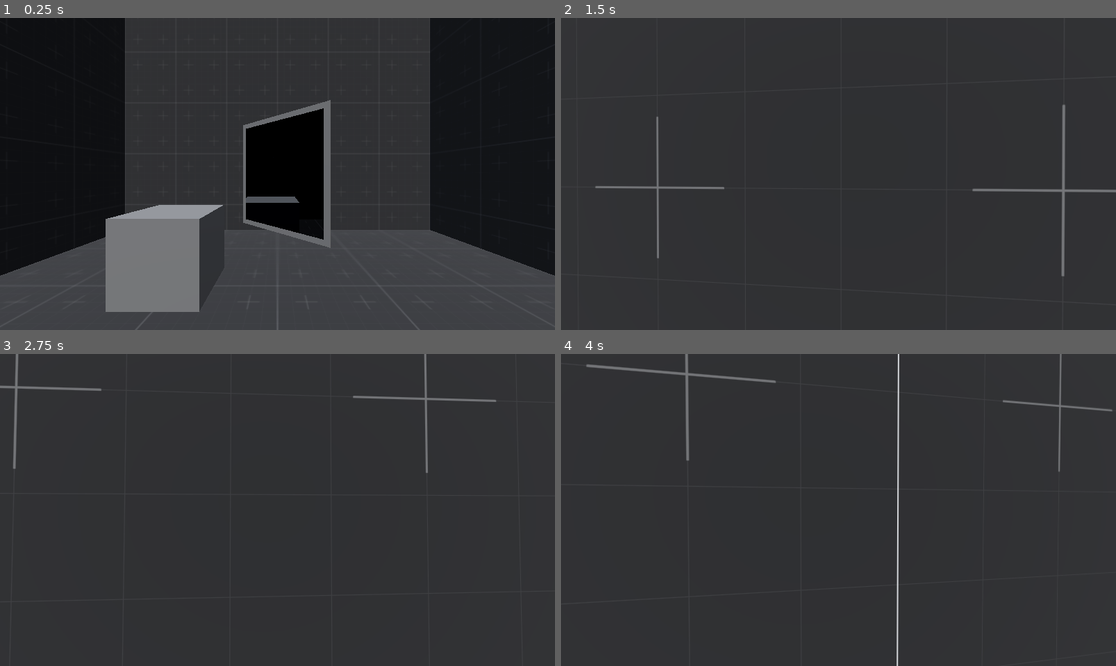
Above: before the commit, frames 1-4 (two rows, left to right).
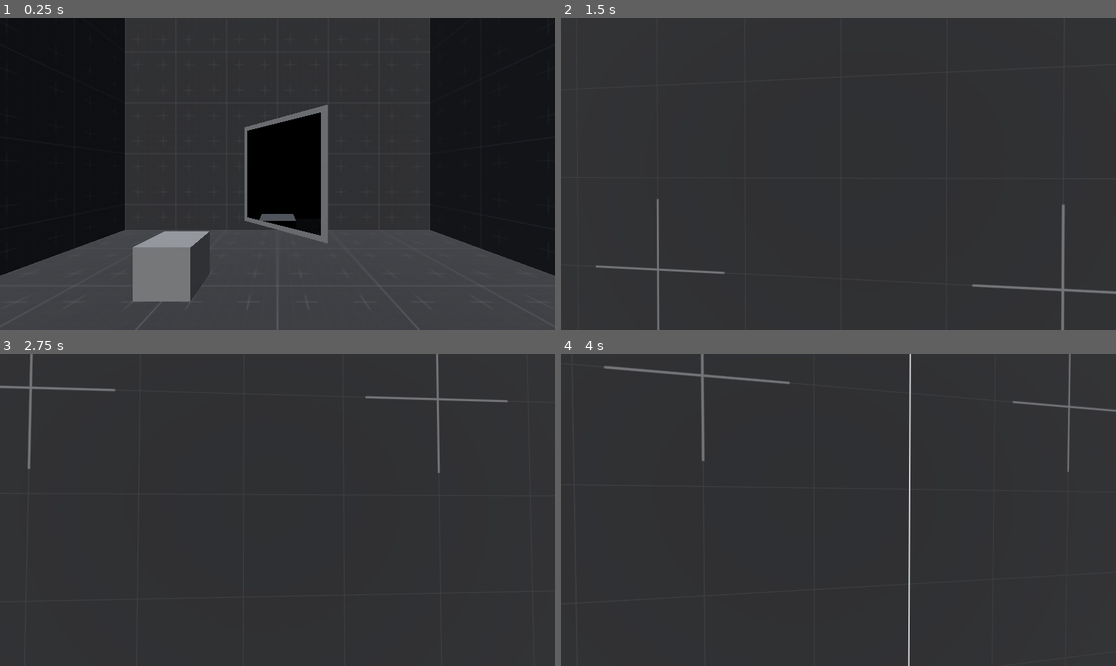
Above: after the commit, the same moments.

Repository: Wowe-Peanut/GetReal
Game: Godot game, scene res://test.tscn
Two runs of this game, one before a commit and one after it. Both use one fixed random seed, a clock stepped at 60 frames per second and the inputs below.
Inputs (mouse positions are in pixels of both pictures, inside the frame that each line leads up to):
- Up to frame 1 (0.25 s): no input
- Up to frame 2 (1.5 s): move the mouse to (866, 174) at 0.52 s; hold Right mouse button (interact) 0.53-1.28 s; hold W (move_forward) from 0.53 s (still down); tap Space (jump) at 0.77, 0.8, 1.07, 1.35 s; move the mouse to (810, 174) at 1.27 s
- Up to frame 3 (2.75 s): keep holding W (move_forward); tap Space (jump) at 1.52, 1.82, 2.3 s; right-click (249, 510) at 1.55 s; move the mouse to (288, 503) at 2.02 s; hold Right mouse button (interact) from 2.03 s (still down)
- Up to frame 4 (4 s): keep holding W (move_forward); move the mouse to (832, 516) at 2.77 s; release Right mouse button (interact) at 2.78 s; tap Q (take_picture) at 2.85 s; tap Space (jump) at 3.02, 3.32, 3.77, 3.8 s; right-click (832, 516) at 3.05 s; move the mouse to (877, 513) at 3.52 s; hold Right mouse button (interact) from 3.53 s (still down)

The runs differ from the first frame. In frame 1, 5.4% of the frame differs, in the area x 19-60%, y 26-95%; in frame 2, 1.2%; in frame 3, 0.7%; in frame 4, 1.4%.

Commit message:
so, so many changes

Diff:
--- a/box.tscn
+++ b/box.tscn
@@ -7,10 +7,10 @@
 rough = true
 
 [sub_resource type="BoxShape3D" id="BoxShape3D_fsolg"]
-size = Vector3(0.75, 0.75, 0.75)
+size = Vector3(0.5, 0.5, 0.5)
 
 [sub_resource type="BoxMesh" id="BoxMesh_tcafk"]
-size = Vector3(0.75, 0.75, 0.75)
+size = Vector3(0.5, 0.5, 0.5)
 
 [node name="Box" type="RigidBody3D" groups=["box"]]
 collision_layer = 4
--- /dev/null
+++ b/los_checker.gd
@@ -0,0 +1,34 @@
+extends Node
+
+var observers: Array[Node3D] = []
+var lines: Array = []
+
+signal observer_state_changed()
+
+# Called when the node enters the scene tree for the first time.
+func _ready():
+	connect("observer_state_changed", _on_observer_state_changed)
+
+func _on_observer_state_changed():
+	print("state_changed")
+
+
+
+
+""" ALGORITHM
+
+What we can detect: when an observers state changes (when what it can see changes)
+
+if player changed: deal with immeditely (1)
+else: update observer
+
+(1):
+	if new box in view_cone: check obscured
+	if new observer: check check line of sight from observer to player
+		if los: (2)
+		else: end
+(2):
+	check los from all seen in observer to player
+
+
+"""
--- a/mirror.gd
+++ b/mirror.gd
@@ -1,11 +1,9 @@
 extends Node3D
 
-@onready var view = $View
 @onready var mesh = $Mesh
 @onready var mirror_cam: Camera3D = $View/MirrorCam
 @onready var mirror_origin = $MirrorOrigin
-
-@export var pixels_per_unit: int = 100
+@onready var observer = $View/MirrorCam/MirrorObserver
 
 var player_cam: Camera3D
 
@@ -13,7 +11,7 @@
 func _ready() -> void:
 	player_cam = get_tree().root.get_camera_3d()
 
-	mesh.get_surface_override_material(0).set_shader_parameter("mirrorCamTex", view.get_texture())
+	mesh.get_surface_override_material(0).set_shader_parameter("mirrorCamTex", $View.get_texture())
 
 # Called every frame. 'delta' is the elapsed time since the previous frame.
 func _process(_delta: float):
@@ -35,3 +33,20 @@
 	offset = Vector2(offset.x, offset.y)
 
 	mirror_cam.set_frustum(mesh.mesh.size.x, -offset, projection_pos.distance_to(main_cam_pos), 100)
+	update_view_cone()
+
+func update_view_cone() -> void:
+	var points: Array[Vector3] = []
+
+	var mirror_corners = mesh.mesh.get_faces()
+	mirror_corners.remove_at(3)
+	mirror_corners.remove_at(4)
+
+	for corner in mirror_corners:
+		points.append(mirror_cam.to_local(to_global(corner)))
+
+	for corner in mirror_corners:
+		var point = mirror_cam.to_local(to_global(corner)).normalized() * 100
+		points.append(point)
+
+	observer.set_points(points)
--- a/mirror.tscn
+++ b/mirror.tscn
@@ -1,7 +1,8 @@
-[gd_scene load_steps=7 format=3 uid="uid://b41j52vgwvasr"]
+[gd_scene load_steps=8 format=3 uid="uid://b41j52vgwvasr"]
 
 [ext_resource type="Script" path="res://mirror.gd" id="1_23741"]
 [ext_resource type="Shader" path="res://mirror.gdshader" id="2_hyqdn"]
+[ext_resource type="PackedScene" uid="uid://tb1yinrrwcmg" path="res://observer.tscn" id="2_mb142"]
 
 [sub_resource type="QuadMesh" id="QuadMesh_5n1ph"]
 resource_local_to_scene = true
@@ -22,7 +23,9 @@
 [node name="View" type="SubViewport" parent="."]
 size = Vector2i(1024, 1024)
 
-[node name="MirrorCam" type="Camera3D" parent="View" groups=["observer"]]
+[node name="MirrorCam" type="Camera3D" parent="View"]
+
+[node name="MirrorObserver" parent="View/MirrorCam" instance=ExtResource("2_mb142")]
 
 [node name="Mesh" type="MeshInstance3D" parent="."]
 mesh = SubResource("QuadMesh_5n1ph")
@@ -39,6 +42,7 @@
 collision_layer = 8
 collision_mask = 13
 gravity_scale = 0.0
+freeze = true
 
 [node name="CollisionShape3D" type="CollisionShape3D" parent="Mirror"]
 shape = SubResource("BoxShape3D_bh318")
--- /dev/null
+++ b/observer.gd
@@ -0,0 +1,27 @@
+extends Area3D
+
+@onready var shape: CollisionShape3D = $CollisionShape3D
+
+var seen: Array = []
+
+# Called when the node enters the scene tree for the first time.
+func _ready() -> void:
+	connect("body_entered", _on_body_entered)
+	connect("body_exited", _on_body_exited)
+
+
+func _on_body_entered(body) -> void:
+	if not body in seen:
+		seen.append(body)
+		print(name, seen)
+		LosChecker.emit_signal("observer_state_changed")
+
+func _on_body_exited(body) -> void:
+	if body in seen:
+		seen.erase(body)
+		print(name, seen)
+		LosChecker.emit_signal("observer_state_changed")
+
+
+func set_points(points) -> void:
+	shape.shape.points = points
--- /dev/null
+++ b/observer.tscn
@@ -0,0 +1,16 @@
+[gd_scene load_steps=3 format=3 uid="uid://tb1yinrrwcmg"]
+
+[ext_resource type="Script" path="res://observer.gd" id="1_68yoe"]
+
+[sub_resource type="ConvexPolygonShape3D" id="ConvexPolygonShape3D_o22wu"]
+resource_local_to_scene = true
+points = PackedVector3Array(0, 0, 0)
+
+[node name="Observer" type="Area3D" groups=["observer"]]
+collision_layer = 8
+collision_mask = 76
+input_ray_pickable = false
+script = ExtResource("1_68yoe")
+
+[node name="CollisionShape3D" type="CollisionShape3D" parent="."]
+shape = SubResource("ConvexPolygonShape3D_o22wu")
--- a/player.gd
+++ b/player.gd
@@ -27,12 +27,14 @@
 
 func _ready() -> void:
 	capture_mouse()
+	set_observer_points()
 
 func _input(event: InputEvent) -> void:
 	if event is InputEventMouseMotion: look_dir = event.relative * 0.01
-	if Input.is_action_just_pressed("jump"): jumping = true
-	if Input.is_action_just_pressed("interact"): toggle_interact()
-	if Input.is_action_just_pressed("ui_cancel"): get_tree().quit()
+
+	if event.is_action_pressed("jump"): jumping = true
+	if event.is_action_pressed("interact"): toggle_interact()
+	if event.is_action_pressed("ui_cancel"): get_tree().quit()
 
 func _process(delta: float) -> void:
 	if mouse_captured: _rotate_camera(delta)
@@ -82,3 +84,27 @@
 		if collider and collider.is_in_group("box"):
 			held_object = collider as RigidBody3D
 			held_object.freeze = true
+
+
+func set_observer_points():
+	var planes: Array[Plane] = camera.get_frustum()
+	var points = []
+	# near, far, left, top, right, bottom
+	#near left top; 0, 2, 3
+	#near left bottom; 0, 2, 5
+	#near right top; 0, 4, 3
+	#near right bottom; 0, 4, 5
+	#far left top; 1, 2, 3
+	#far left bottom; 1, 2, 5
+	#far right top; 1, 4, 3
+	#far right bottom; 1, 4, 5
+	for i in range(8):
+		var point = $PlayerCam/PlayerObserver.to_local(planes[1 if (int(i) / 4 == 1) else 0].intersect_3(planes[2 if (int(i / 2) % 2 == 0) else 4], planes[3 if (i % 2 == 0) else 5]))
+		points.append(point)
+		print(point)
+
+	# $PlayerCam/PlayerObserver.set_points(points)
+	for i in range(len($PlayerCam/PlayerObserver/CollisionShape3D.shape.points)):
+		print($PlayerCam/PlayerObserver/CollisionShape3D.shape.points[i], points[i])
+		print($PlayerCam/PlayerObserver/CollisionShape3D.shape.points[i] == points[i])
+	print($PlayerCam/PlayerObserver/CollisionShape3D.shape.points)
--- a/player.tscn
+++ b/player.tscn
@@ -1,7 +1,11 @@
-[gd_scene load_steps=5 format=3 uid="uid://bjgyylqm3xc11"]
+[gd_scene load_steps=6 format=3 uid="uid://bjgyylqm3xc11"]
 
 [ext_resource type="Script" path="res://player.gd" id="1_16goh"]
-[ext_resource type="PackedScene" uid="uid://71yhatc6m7hy" path="res://picture.tscn" id="2_f2ycu"]
+[ext_resource type="PackedScene" uid="uid://tb1yinrrwcmg" path="res://observer.tscn" id="2_4ws1n"]
+
+[sub_resource type="ConvexPolygonShape3D" id="ConvexPolygonShape3D_353ym"]
+resource_local_to_scene = true
+points = PackedVector3Array(-0.0682069, 0.0383664, -0.05, -0.0682069, -0.0383666, -0.05, 0.0682069, 0.0383664, -0.05, 0.0682069, -0.0383666, -0.05, -136.411, 76.7309, -99.9977, -136.411, -76.7309, -99.9977, 136.411, 76.7309, -99.9977, 136.411, -76.7309, -99.9977)
 
 [sub_resource type="CapsuleShape3D" id="CapsuleShape3D_2huvx"]
 radius = 0.25
@@ -16,27 +20,35 @@
 script = ExtResource("1_16goh")
 camera_sens = 10.0
 
-[node name="PlayerCam" type="Camera3D" parent="." groups=["observer"]]
+[node name="PlayerCam" type="Camera3D" parent="."]
 transform = Transform3D(1, 0, 0, 0, 1, 0, 0, 0, 1, 0, 1.1, 0)
 current = true
+far = 100.0
 
 [node name="LookRay" type="RayCast3D" parent="PlayerCam"]
+visible = false
 exclude_parent = false
 target_position = Vector3(0, 0, -3)
 collision_mask = 4
 
 [node name="HeldObjectPosition" type="Marker3D" parent="PlayerCam"]
-transform = Transform3D(1, 0, 0, 0, 0.965926, -0.258819, 0, 0.258819, 0.965926, 0, -0.5, -1.5)
+transform = Transform3D(1, 0, 0, 0, 0.965926, -0.258819, 0, 0.258819, 0.965926, 0, -0.1, -1.3)
+visible = false
 
-[node name="Picture" parent="PlayerCam" instance=ExtResource("2_f2ycu")]
-transform = Transform3D(0.984808, 0.0449435, -0.167731, 0, 0.965926, 0.258819, 0.173648, -0.254887, 0.951251, 0.3, -0.1, -0.4)
-visible = false
+[node name="PlayerObserver" parent="PlayerCam" instance=ExtResource("2_4ws1n")]
+
+[node name="CollisionShape3D" parent="PlayerCam/PlayerObserver" index="0"]
+transform = Transform3D(1, 0, 0, 0, 1, 0, 0, 0, 1, 0.013, 0.008, 0)
+shape = SubResource("ConvexPolygonShape3D_353ym")
 
 [node name="Collision" type="CollisionShape3D" parent="."]
 transform = Transform3D(1, 0, 0, 0, 1, 0, 0, 0, 1, 0, 0.7, 0)
+visible = false
 shape = SubResource("CapsuleShape3D_2huvx")
 
 [node name="Mesh" type="MeshInstance3D" parent="."]
 transform = Transform3D(1, 0, 0, 0, 1, 0, 0, 0, 1, 0, 0.7, 0)
 visible = false
 mesh = SubResource("CapsuleMesh_vj0us")
+
+[editable path="PlayerCam/PlayerObserver"]
--- a/project.godot
+++ b/project.godot
@@ -14,6 +14,10 @@
 run/main_scene="res://test.tscn"
 config/features=PackedStringArray("4.0")
 config/icon="res://icon.png"
+
+[autoload]
+
+LosChecker="*res://los_checker.gd"
 
 [input]
 
@@ -63,7 +67,10 @@
 3d_physics/layer_1="Environment"
 3d_physics/layer_2="Player"
 3d_physics/layer_3="Boxes"
-3d_physics/layer_4="Mirror"
+3d_physics/layer_4="Observers"
+3d_physics/layer_5="Mirror"
+3d_physics/layer_6="Polaroid"
+3d_physics/layer_7="Proxy Boxes"
 
 [physics]
 
--- a/test.tscn
+++ b/test.tscn
@@ -27,7 +27,7 @@
 transform = Transform3D(1, 0, 0, 0, 0.5, 0.866025, 0, -0.866025, 0.5, 0, 6, 0)
 
 [node name="Mirror" parent="." instance=ExtResource("4_b72i0")]
-transform = Transform3D(0.707107, 0, -0.707106, 0, 1, 0, 0.707107, 0, 0.707106, 0, -1.4, -0.9)
+transform = Transform3D(0.707107, 2.98023e-08, -0.707106, -5.45421e-09, 1, -5.4542e-09, 0.707107, 7.71341e-09, 0.707106, 0, -1.4, -1)
 
 [node name="CSGBox3D" type="CSGBox3D" parent="."]
 use_collision = true
